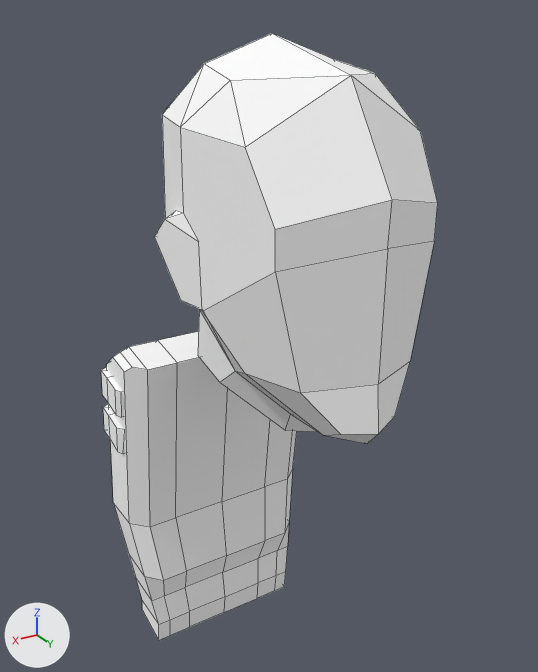
Renders of the Blender file Assets/Models/helmet.blend from each side of a commit.
One viewpoint serves both versions: a 50 mm lens placed at (3.37, 5.57, 2.84), pointed at (-0.23, -0.42, -0.16). Arrows for +X, +Y and +Z are at lower left; the lights stay in place. Mesh edges are drawn as thin lines. The same objects are shown in both versions, whatever each file hides.

The first picture shows 'base_human_male_default.002', 'base_human_male_default.004'.
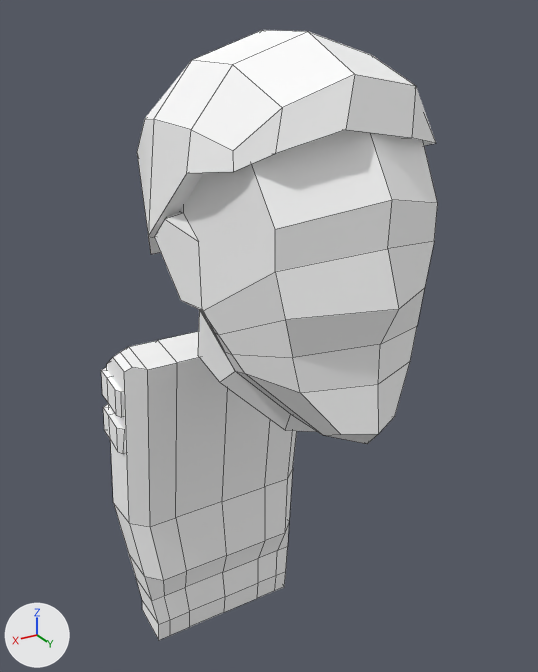
What differs and where, as boxes (x1, y1, x2, y2) in the pictures (538 x 672 px):
'base_human_male_default.002', reshaped
    before: (154, 33, 438, 444)
    after: (154, 130, 438, 444)
'base_human_male_default.005', added
    after: (137, 30, 436, 254)
part 1 of me_base_human_male_default_002, built on
    before: (162, 115, 434, 393)
    after: (181, 206, 434, 393)

The edits, one by one:
me_base_human_male_default_002 is used by ob_base_human_male_default_002; location (0.0, 0.0, 0.0); scale (0.914, 0.914, 0.914).
me_base_human_male_default_002 had 44 vertices, 37 faces and spanned x 0.0..1.15, y -1.31..1.79, z -0.64..2.97.
me_base_human_male_default_002 now has 54 vertices, 45 faces and spans x 0.0..1.15, y -1.31..1.92, z -0.64..2.97.
Part 1, on me_base_human_male_default_002:
6 faces are deleted.
10 vertices are added at x 0.0..0.89, y -0.54..1.92, z 0.16..1.11.
14 new faces join them.
Mesh me_base_human_male_default_005 is new.
It has 42 vertices, 36 faces and spans x -1.17..1.17, y -1.45..1.56, z 0.74..2.99.
It uses material mat_default (its picture is missing).
Object 'base_human_male_default.005' (ob_base_human_male_default_005) is new; it shows me_base_human_male_default_005.
Its location is (0.0, 0.0, 0.0).
Its scale is (0.914, 0.914, 0.914).
